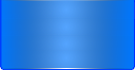
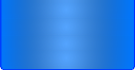
The second 135 x 70 image is a revision of the first. Changes to its layers:
added group "Group 4" with 9 layers above "Group 3" over [1, 0, 135, 69]
hid "Layer 5", moved it into group "Group 4" over [2, 68, 133, 69]
added layer "Layer 7" in group "Group 4" over [3, 68, 133, 69]
added layer "Layer 6" in group "Group 4" over [1, 0, 135, 19]
moved "Layer 2 copy" into group "Group 4" over [1, 0, 135, 19]
moved "Shape 1" into group "Group 4" over [2, 68, 133, 69]
